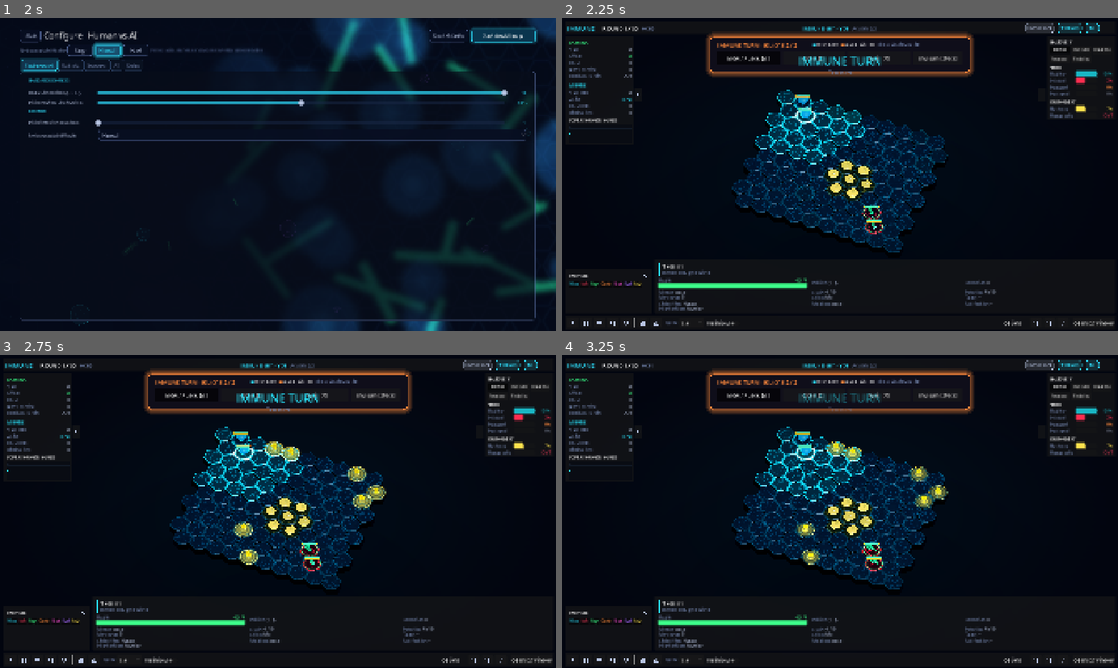
Above: before the commit, frames 1-4 (two rows, left to right).
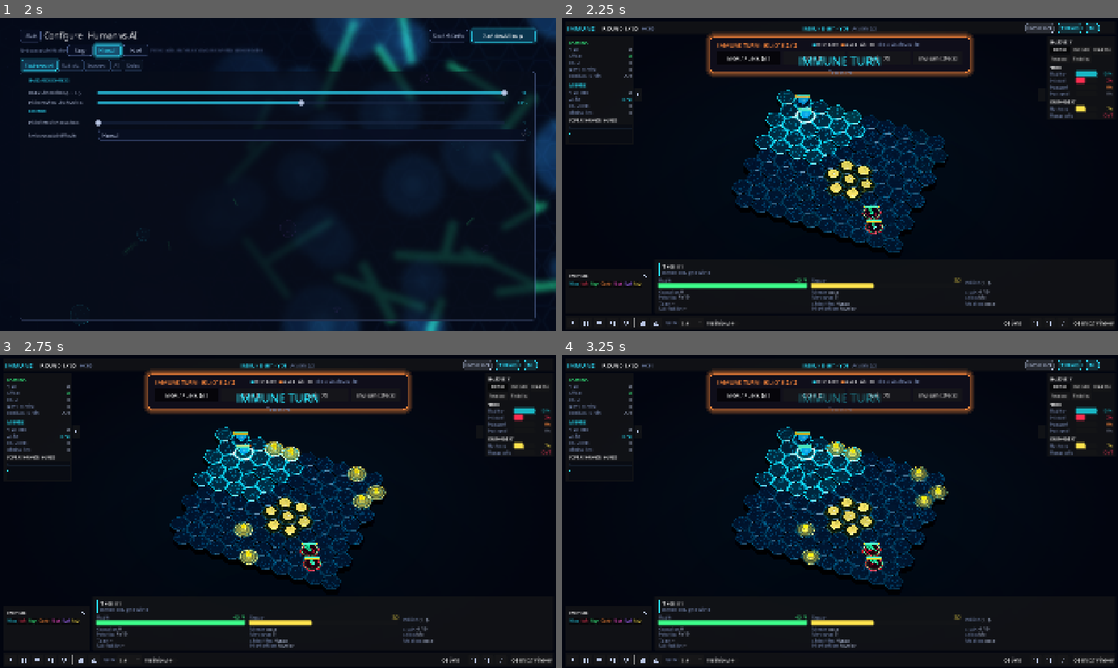
Above: after the commit, the same moments.

Repository: kitretsu101/IMMUNE
Game: Godot game, scene res://scenes/menu/main_menu.tscn
Same seed, same stepped clock (60 frames per second), same inputs: the game is played once before the commit and once after it.
Inputs (mouse positions are in pixels of both pictures, inside the frame that each line leads up to):
- Up to frame 1 (2 s): click "New Game" at 0.5 s; click (66, 80) at 1.27 s
- Up to frame 2 (2.25 s): click "Start simulation ▶" at 2 s
- Up to frame 3 (2.75 s): no input
- Up to frame 4 (3.25 s): click "Normal" at 2.75 s

Frame 1 is identical in both runs. In frame 2, 0.8% of the frame differs, in the area x 17-79%, y 82-94%; in frame 3, 0.8%; in frame 4, 0.8%.

Commit message:
Enhance HUD tooltips and tutorial instructions for T cell actions; update energy display logic for organisms

Diff:
--- a/scripts/hud/hud_action_bar.gd
+++ b/scripts/hud/hud_action_bar.gd
@@ -101,11 +101,74 @@
 	}
 	var shown := {"move": true, "wait": true, "clone": team == Sim.IMMUNE, "infect": team == Sim.BACTERIA,
 		"biofilm": team == Sim.BACTERIA, "rest": team == Sim.BACTERIA}
+	var selected_org := human.selected()
 	for key in _buttons:
 		var entry: Array = _buttons[key]
 		var button: Button = entry[0]
 		button.visible = shown[key]
 		button.disabled = not enabled[key] or rounds.busy
+		button.tooltip_text = _tooltip_for(key, state, selected_org, enabled[key], rounds.busy)
 		if entry[2]:
 			button.set_pressed_no_signal(human.action_mode == entry[1])
 	_end.disabled = rounds.busy
+
+
+func _tooltip_for(key: String, state: WorldState, organism: Organism, is_enabled: bool, is_busy: bool) -> String:
+	if is_busy:
+		return "Simulation is busy..."
+	match key:
+		"clone":
+			if organism == null:
+				return "Select an active T cell to clone."
+			if organism.team != Sim.IMMUNE:
+				return "Only immune T cells can clone."
+			if organism.acted:
+				return "This T cell has already acted this turn."
+			if organism.energy < Balance.CLONE_COST:
+				return "Insufficient energy: needs %.1f Energy to clone (current: %.1f). Move onto nutrients or cleanse infected tissue to gain energy." % [Balance.CLONE_COST, organism.energy]
+			if state.free_neighbors(organism.tile).is_empty():
+				return "No free adjacent tiles to place a clone."
+			if state.count_team(Sim.IMMUNE) >= state.setup.immune_cap:
+				return "Immune population cap reached (%d/%d cells)." % [state.count_team(Sim.IMMUNE), state.setup.immune_cap]
+			return "Clone this T cell into an adjacent empty tile (Costs %.1f Energy)." % Balance.CLONE_COST
+		"move":
+			if organism == null:
+				return "Select an organism to move or attack."
+			if organism.acted:
+				return "This cell has already acted this turn."
+			if not is_enabled:
+				return "No reachable tiles or attack targets."
+			return "Move to a highlighted cyan tile or attack an adjacent enemy on an orange tile."
+		"infect":
+			if organism == null:
+				return "Select a bacterium to infect tissue."
+			if organism.acted:
+				return "This bacterium has already acted this turn."
+			if not is_enabled:
+				return "No valid uninfected tissue within reach."
+			return "Infect a neighboring healthy or damaged tile."
+		"biofilm":
+			if organism == null:
+				return "Select a bacterium."
+			if organism.acted:
+				return "This bacterium has already acted this turn."
+			if organism.energy < Balance.BIOFILM_COST:
+				return "Insufficient energy: needs %.1f Energy for biofilm (current: %.1f)." % [Balance.BIOFILM_COST, organism.energy]
+			if state.biofilm[organism.tile] >= Balance.MAX_BIOFILM:
+				return "Biofilm is already at max level on this tile."
+			return "Produce protective biofilm on current tile (Costs %.1f Energy)." % Balance.BIOFILM_COST
+		"rest":
+			if organism == null:
+				return "Select a bacterium."
+			if organism.acted:
+				return "This bacterium has already acted this turn."
+			if organism.energy < Balance.REPRO_COST:
+				return "Low energy: needs %.1f Energy to reproduce at round end (current: %.1f)." % [Balance.REPRO_COST, organism.energy]
+			return "Rest this turn and prepare to reproduce at round end."
+		"wait":
+			if organism == null:
+				return "Select an organism."
+			if organism.acted:
+				return "This cell has already acted this turn."
+			return "End this cell's turn without moving or acting."
+	return ""
--- a/scripts/hud/hud_organism_panel.gd
+++ b/scripts/hud/hud_organism_panel.gd
@@ -106,9 +106,12 @@
 		_tags.add_child(UiKit.chip(effect, Neon.PURPLE if effect == "Shifted" else (Neon.CYAN if effect == "Activated" else Neon.MAGENTA)))
 	_bars["Health"][2].text = "%.1f / %.0f" % [organism.health, organism.max_health]
 	_bars["Health"][1].value = organism.health / organism.max_health
-	_bars["Energy"][0].visible = bacterium
+	_bars["Energy"][0].visible = true
 	_bars["Energy"][1].value = organism.energy / ActionExecutor.MAX_ENERGY
-	_bars["Energy"][2].text = "%.1f" % organism.energy
+	if bacterium:
+		_bars["Energy"][2].text = "%.1f  (split: 3.4)" % organism.energy if organism.energy < Balance.REPRO_COST else "%.1f" % organism.energy
+	else:
+		_bars["Energy"][2].text = "%.1f  (clone: 2.5)" % organism.energy if organism.energy < Balance.CLONE_COST else "%.1f" % organism.energy
 	var col := organism.tile % 10
 	var row := organism.tile / 10
 	_put("Position", "(%d, %d)" % [col, row])
--- a/scripts/hud/hud_tutorial.gd
+++ b/scripts/hud/hud_tutorial.gd
@@ -39,7 +39,7 @@
 	_steps = [
 		["Welcome - you joined mid-battle", "This is round 6 of a live match. You command the blue **T cells**; bacteria are infecting the gold **human cells**. The tour will light up each important thing on the board and show its live numbers.", null, cyan, ""],
 		["The human cells", "The seven gold cells are what you protect. If **all seven turn red** (infected or destroyed) the bacteria win. One is already infected.", {"core": true}, Neon.YELLOW, "core"],
-		["Your T cell", "Blue cells are yours. This one is **ACTIV …(75 unchanged characters)… ntigen A from earlier kills. It can move up to its range, attack a neighbour, or clone itself; clones inherit memory and may drift on …(64 unchanged characters)…
+		["Your T cell", "Blue cells are yours. This one is **ACTIV …(75 unchanged characters)… ntigen A from earlier kills. It can move, attack a neighbour, or clone into an adjacent hex. **Cloning requires 2.5 Energy**; clones inherit memory and may drift on …(64 unchanged characters)…
 		["Immune memory", "When a T cell **eliminates** a bacterium it remembers that bacterium's **antigen** (A, B, C or D). …(307 unchanged characters)…
 		["A normal bacterium", "Green rods are bacteria. **Infectivity** is the chance to infect tissue, **reproduction** the chance to split at round end, **evasion** makes your attacks miss, **energy** pays for reproduction.", {"org": "enemy"}, Neon.BACTERIA, "org"],
 		["A mutant", "Offspring can mutate **one trait by +-1** (or rarely change antigen). Mutations are **inherited**. Colo …(249 unchanged characters)…
@@ -55,10 +55,10 @@
 		["Population panel", "Living and dead bacteria, offspring this round, **dominant strain**, and your cells: **active**, dead and **eliminations**, with a population chart.", {"ui": "left"}, cyan, ""],
 		["Environment panel", "Healthy / infected / damaged / destroyed tissue and the nutrient level. **Board view** buttons recolour the board (Infection, Nutrients, Immune, Evolution).", {"ui": "right"}, cyan, ""],
 		["Inspector", "Click any cell to see its health, energy, traits, generation, mutations, current action and the AI's last decision.", {"ui": "organism"}, cyan, ""],
-		["Your actions", "**Move/Attack [M]** (cyan tiles move, orange attack), **Clone [C]**, **Wait [W]**, **End turn [Space]**. Each cell acts once per turn.", {"ui": "actions"}, cyan, ""],
+		["Your actions", "**Move/Attack [M]** (cyan tiles move, orange attack), **Clone [C]** (costs 2.5 Energy into an empty adjacent tile), **Wait [W]**, **End turn [Space]**. Each cell acts once per turn.", {"ui": "actions"}, cyan, ""],
 		["Event log and captions", "Captions on the board and this log tell you what happened: **INFECTED!**, **MUTATION**, **SPLIT**, damage numbers, **MISS**, **CLEANSED**, **+NUTRIENTS**.", {"ui": "log"}, cyan, ""],
 		["Simulation controls", "Pause, stop, step a round, restart, save, load, speed 0.25x to 16x, unlimited mode, and the **log window** (L) with AI decisions and performance.", {"ui": "toolbar"}, cyan, ""],
-		["Your turn", "Select your active T cell, press **M** and attack the nearest bacterium (orange tile). Clone when you have spare actions. Good luck!", null, cyan, ""],
+		["Your turn", "Select your active T cell, press **M** and attack the nearest bacterium (orange tile). Clone into an empty tile when you have at least 2.5 energy. Good luck!", null, cyan, ""],
 	]
 	_build()
 	_show_step(0)
--- a/scripts/sim/round_rules.gd
+++ b/scripts/sim/round_rules.gd
@@ -17,7 +17,6 @@
 		organism.tick_effects()
 	var bacteria := state.count_team(Sim.BACTERIA)
 	state.stats.bact_peak = maxi(state.stats.bact_peak, bacteria)
-	_update_dominance(state)
 	if bacteria <= int(state.stats.bact_peak * 0.25) and state.stats.bact_peak >= 6 and not state.stats.collapse_flag:
 		state.stats.collapse_flag = true
 		events.append(Ev.make("pop_collapse", "Environment", "Bacterial population collapse.", state.round,
@@ -226,12 +225,6 @@
 	elif state.setup.core_win and state.core_infected() >= state.core.size():
 		winner = Sim.BACTERIA
 		text = "Bacterial victory · all human cells infected"
-	elif int(state.stats.get("dominance_%d" % Sim.IMMUNE, 0)) >= DOMINANCE_ROUNDS:
-		winner = Sim.IMMUNE
-		text = "Immune victory · overwhelming numbers held"
-	elif int(state.stats.get("dominance_%d" % Sim.BACTERIA, 0)) >= DOMINANCE_ROUNDS:
-		winner = Sim.BACTERIA
-		text = "Bacterial victory · overwhelming numbers held"
 	elif state.round > state.setup.max_rounds:
 		var immune_units := state.count_team(Sim.IMMUNE)
 		var bacteria_units := state.count_team(Sim.BACTERIA)
